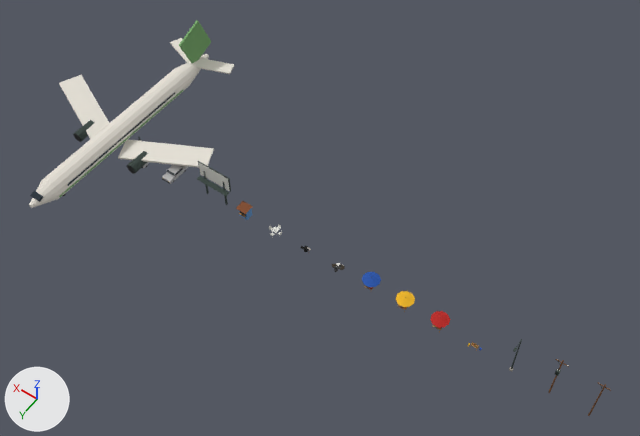
The Blender file blender/props/props.blend, before and after one commit.
Camera for both pictures: a 50 mm lens placed at (-1.3, 65.2, 112.7), pointed at (47.7, -3.3, 5.0). Lighting does not change. The marker at lower left points along +X, +Y and +Z. The first picture is the older version.

Names of what the first picture shows: 'prop_panneau_pub', 'veh_avion' and 11 more.
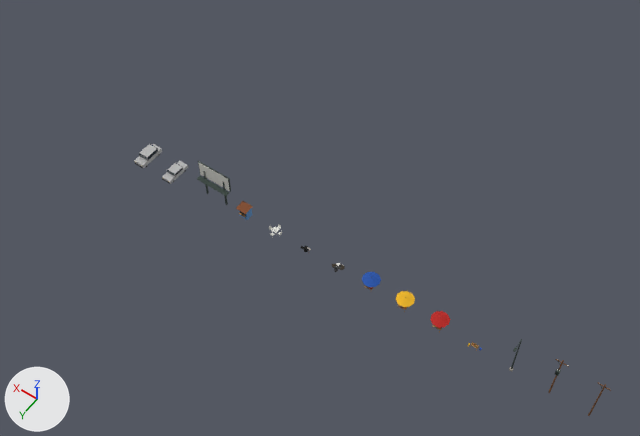
Changed parts and their boxes [x1, y1, x2, y2] in the pictures (640 x 436 px):
'veh_avion', deleted
    before: [29, 20, 234, 208]
    faces in mat_mat_peinture_blanc (white #e5e0d6): [29, 38, 234, 208]
    faces in mat_mat_peinture_vert (green #73a666): [59, 20, 211, 197]
    faces in mat_mat_metal_peint (dark grey #404c47): [73, 120, 148, 174]
    faces in mat_mat_verre (dark blue #26333d): [30, 92, 175, 202]

Patch to the scene script:
```diff
--- a/blender/props/props.blend.py
+++ b/blender/props/props.blend.py
@@ ob_veh_avion @@
-ob_veh_avion = bpy.data.objects.new('veh_avion', me_veh_avion)
-ob_veh_avion.location = (87.0, 0.0, 0.0)
```
